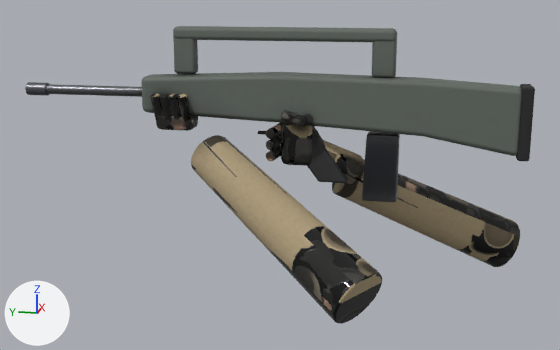
One commit to the glTF model spil/sigtekorn/modeller/salve.glb: the scene before it, then after it.
Rendered twice from a camera (50 mm lens) standing at (-1.332, -0.217, 0.19) and looking at (-0.023, 0.045, -0.138). The axes (+X, +Y, +Z) are drawn at lower left. The lights are the same throughout. The first picture is the older version. Vertices at exactly the same position are counted once.

Script lines for the objects in view, before the commit:
```python
me_højre_håndflade = bpy.data.meshes.new('højre håndflade')
me_højre_håndflade.from_pydata(...)  # 1296 vertices, 2536 faces; spans x -0.281..0.235, y -0.391..0.278, z -0.354..0.002
me_højre_håndflade.materials.append(mat_hænder)
me_krop = bpy.data.meshes.new('krop')
me_krop.from_pydata(...)  # 1312 vertices, 2576 faces; spans x -0.026..0.026, y -0.375..0.53, z -0.18..0.118
me_krop.materials.append(mat_salve)
ob_hænder = bpy.data.objects.new('hænder', me_højre_håndflade)
ob_hænder.location = (0.0, 0.0, 0.0)
ob_salve = bpy.data.objects.new('salve', me_krop)
ob_salve.location = (0.0, 0.0, 0.0)
```
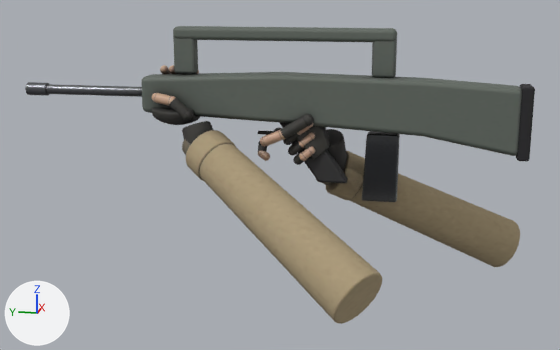
Scene script edits in JSON lines:
```json
{"block": "me_højre_håndflade", "where": "# used by ob_hænder; location = (0.0, 0.0, 0.0)"}
{"op": "remove", "block": "me_højre_håndflade", "code": "me_højre_håndflade.from_pydata(...)  # 1296 vertices, 2536 faces; spans x -0.281..0.235, y -0.391..0.278, z -0.354..0.002"}
{"op": "add", "block": "me_højre_håndflade", "code": "me_højre_håndflade.from_pydata(...)  # 24320 vertices, 48304 faces; spans x -0.281..0.235, y -0.391..0.277, z -0.354..0.049"}
{"block": "me_højre_håndflade", "change": "me_højre_håndflade part 1: a new loose piece, a UV sphere (16 segments, 10 rings, poles along z) spanning x -0.011..0.004, y 0.067..0.082, z -0.117..-0.102, in mat_hænder"}
{"block": "me_højre_håndflade", "change": "me_højre_håndflade part 2: a new loose piece, a UV sphere (16 segments, 10 rings, poles along z) spanning x -0.039..-0.019, y -0.015..0.006, z -0.047..-0.026, in mat_hænder"}
{"block": "me_højre_håndflade", "change": "me_højre_håndflade part 3: the loose piece of 108 vertices spanning x -0.012..0.071, y -0.096..0.004, z -0.165..-0.078 is copied, and the copy is multiplied about its middle by the matrix ((0.398, -0.643, 0.61), (0.869, 0.492, -0.042), (-0.209, 0.418, 0.755)), then moved by (0.007, 0.01, 0.012); it spans x -0.003..0.078, y -0.068..-0.009, z -0.154..-0.064"}
{"block": "me_højre_håndflade", "change": "me_højre_håndflade part 4: a new loose piece, a UV sphere (16 segments, 10 rings, poles along z) spanning x 0.006..0.021, y 0.258..0.274, z 0.032..0.047, in mat_hænder"}
{"block": "me_højre_håndflade", "change": "me_højre_håndflade part 5: the loose piece of 84 vertices spanning x -0.039..-0.021, y -0.002..0.042, z -0.048..-0.02 is rebuilt with 72 vertices and now spans x -0.042..-0.019, y -0.009..0.043, z -0.07..-0.029"}
{"block": "me_højre_håndflade", "change": "me_højre_håndflade part 6: the loose piece of 84 vertices spanning x -0.032..0.018, y 0.042..0.07, z -0.113..-0.091 is deleted"}
{"block": "me_højre_håndflade", "change": "me_højre_håndflade part 7: 7 vertices moved within x -0.026..0.023, y -0.024..0.269, z -0.11..-0.002; 869 vertices removed from x -0.037..0.071, y -0.096..0.278, z -0.165..0.002; 19647 vertices added at x -0.091..0.109, y -0.102..0.277, z -0.2..0.049"}
{"block": "me_højre_håndflade", "change": "me_højre_håndflade part 8: 472 kept faces spanning x -0.281..0.235, y -0.391..0.195, z -0.354..-0.066 get new texture (UV) coordinates"}
{"block": "me_højre_håndflade", "change": "other edits to the shape of me_højre_håndflade do not show in these pictures"}
```

Pixel boxes [x1, y1, x2, y2] of what changed, in the pictures (560 x 350 px):
```json
{"object": "hænder", "change": "reshaped", "before": [150, 93, 520, 324], "after": [152, 65, 520, 324], "on screen": "12% taller"}
{"part": 1, "of": "me_højre_håndflade", "change": "added", "after": [262, 153, 270, 161]}
{"part": 2, "of": "me_højre_håndflade", "change": "added", "after": [303, 114, 313, 126]}
{"part": 3, "of": "me_højre_håndflade", "change": "added", "after": [327, 129, 347, 171]}
{"part": 4, "of": "me_højre_håndflade", "change": "added", "after": [160, 65, 169, 74]}
{"part": 5, "of": "me_højre_håndflade", "change": "rebuilt", "before": [281, 110, 306, 126], "after": [280, 116, 308, 139], "on screen": "12% wider, 41% taller"}
{"part": 6, "of": "me_højre_håndflade", "change": "deleted", "before": [266, 145, 281, 161]}
{"part": 7, "of": "me_højre_håndflade", "change": "built on", "before": [150, 93, 363, 184], "after": [152, 70, 365, 200]}
{"part": 8, "of": "me_højre_håndflade", "change": "surface changed", "before": [191, 135, 520, 324], "after": [199, 143, 520, 324], "on screen": "black to beige"}
```
